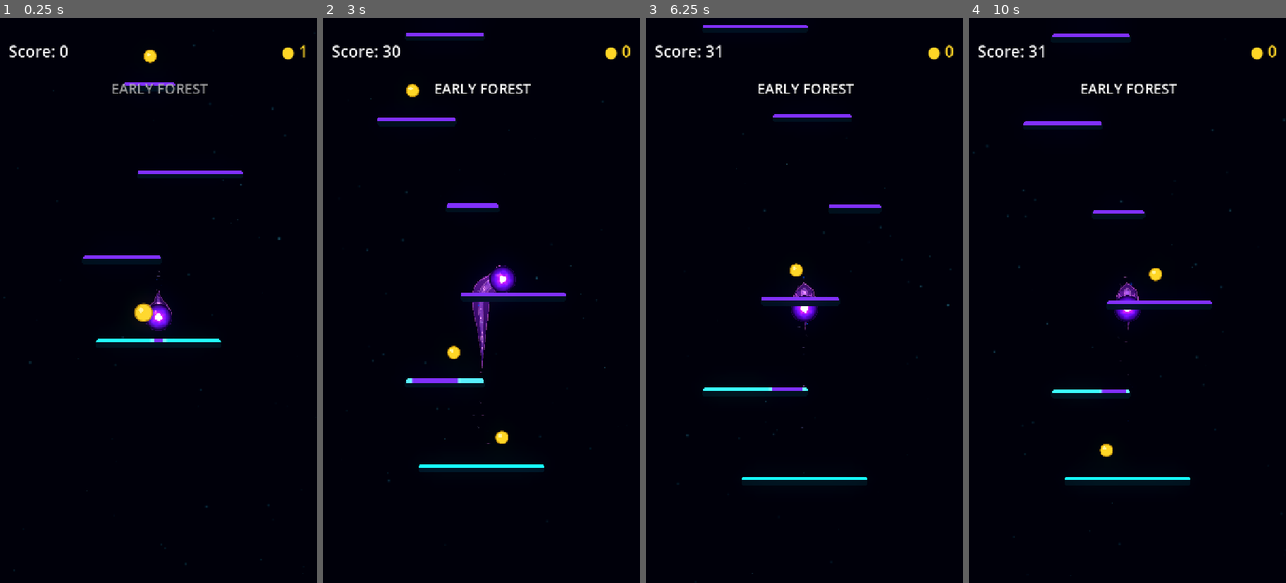
Above: before the commit, frames 1-4 (left to right).
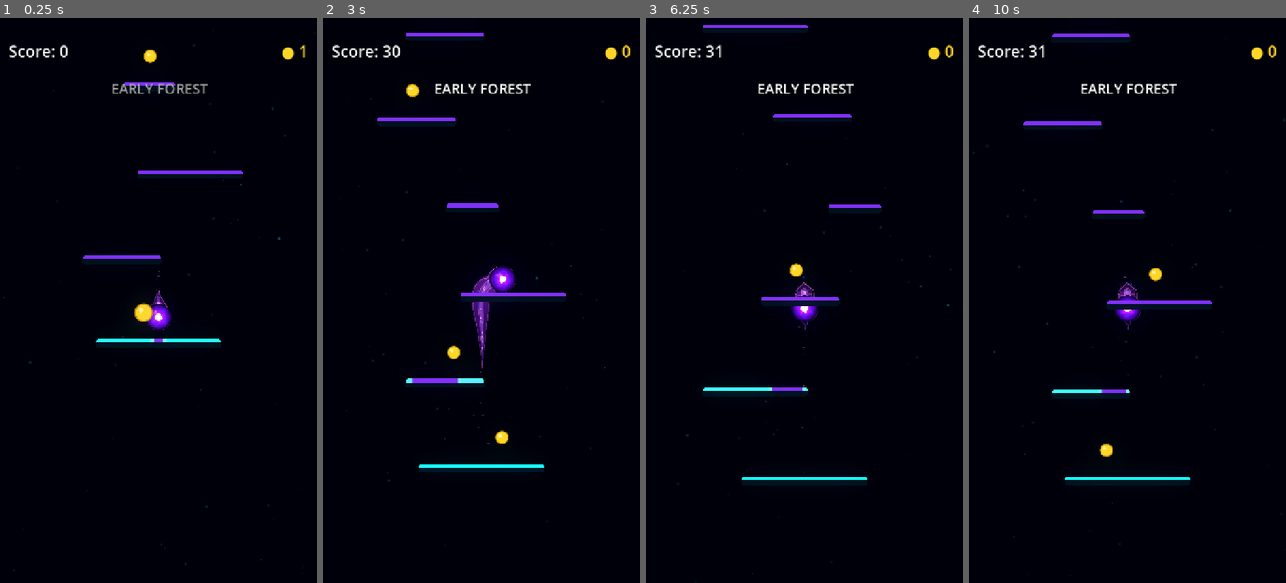
Above: after the commit, the same moments.

Repository: Kryodo/TowerJump
Game: Godot game, scene res://scenes/main.tscn
The game is run twice, just before and just after one commit, with the same random seed, the same clock (stepped at 60 frames per second) and the same inputs.
Inputs (mouse positions are in pixels of both pictures, inside the frame that each line leads up to):
- Up to frame 1 (0.25 s): no input
- Up to frame 2 (3 s): move the mouse to (551, 272) at 0.52 s; hold Right (ui_right) 0.53-1.25 s; click (551, 272) at 0.67 s; drag from (418, 328) to (471, 193) at 1.27 s; click "Nochmal spielen" at 2 s; move the mouse to (513, 176) at 2.77 s; hold Right (ui_right) from 2.78 s (still down)
- Up to frame 3 (6.25 s): release Right (ui_right) at 3.5 s; drag from (788, 413) to (734, 215) at 3.52 s; move the mouse to (899, 385) at 4.27 s; hold Left (ui_left) 4.28-5 s; click "Nochmal spielen" at 5 s; drag from (709, 215) to (794, 204) at 5.77 s
- Up to frame 4 (10 s): move the mouse to (1143, 300) at 6.52 s; hold Left (ui_left) 6.53-7.25 s; click (1143, 300) at 6.67 s; drag from (1079, 159) to (1064, 328) at 7.27 s; move the mouse to (1197, 272) at 8.02 s; hold Right (ui_right) 8.03-8.75 s; click "Nochmal spielen" at 8.75 s; drag from (1064, 328) to (1156, 210) at 9.52 s

The runs differ from the first frame. In frame 1, less than 0.1% of the frame differs, in the area x 46-55%, y 48-56%; in frame 2, less than 0.1%; in frame 3, less than 0.1%; in frame 4, 0.1%, in the area x 45-55%, y 47-55%.

Commit message:
Wrap the unified comet contour over the orb with a mask-measured hood

Diff:
--- a/scripts/ball_trail.gd
+++ b/scripts/ball_trail.gd
@@ -11,9 +11,7 @@
 @export var max_segment_distance: float = 120.0
 @export_range(0.0, 40.0, 1.0) var trail_head_offset: float = 28.0
 
-const UNIFIED_HEAD_RADIUS: float = 31.0
-const UNIFIED_ROOT_BLEND_DISTANCE: float = 38.0
-const UNIFIED_HEAD_ARC_SEGMENTS: int = 20
+const UNIFIED_HEAD_ARC_SEGMENTS: int = 32
 
 @export_category("Visual Palette")
 @export_enum("Electric Blue", "Rich Violet") var visual_palette: int = 0
@@ -29,11 +27,13 @@
 var _previous_ball_position: Vector2 = Vector2.ZERO
 var _trail_time: float = 0.0
 var _last_emission_direction: Vector2 = Vector2.DOWN
+var _ball_surface_radius: float = 0.0
 
 
 func _ready() -> void:
 	z_index = -1
 	_previous_ball_position = global_position
+	_ball_surface_radius = _measure_ball_surface_radius()
 
 	for node_name in [
 		"TrailParticles",
@@ -47,6 +47,117 @@
 
 	_apply_visual_palette()
 	_update_trail_lines()
+
+
+func _measure_ball_surface_radius() -> float:
+	if _ball_visual == null or _ball_visual.texture == null:
+		return 30.0
+
+	var texture_image: Image = _ball_visual.texture.get_image()
+	if texture_image == null or texture_image.is_empty():
+		var texture_size: Vector2 = _ball_visual.texture.get_size()
+		var scale_x: float = absf(_ball_visual.global_scale.x)
+		var scale_y: float = absf(_ball_visual.global_scale.y)
+		return minf(texture_size.x * scale_x, texture_size.y * scale_y) * 0.5
+
+	var image_size: Vector2i = texture_image.get_size()
+	var image_center := Vector2(
+		(float(image_size.x) - 1.0) * 0.5,
+		(float(image_size.y) - 1.0) * 0.5
+	)
+	var max_radius: float = minf(image_size.x, image_size.y) * 0.5
+	var step_size: float = 0.25
+	var sample_count: int = int(ceil(max_radius / step_size))
+	var angle_count: int = 256
+	var radius_sum: float = 0.0
+	var measured_rays: int = 0
+
+	# Measure the alpha=0.5 boundary radially so transparent padding in the
+	# mask texture does not inflate the ball radius used by the shared contour.
+	for angle_index in range(angle_count):
+		var angle: float = TAU * float(angle_index) / float(angle_count)
+		var direction := Vector2(cos(angle), sin(angle))
+		var previous_radius: float = 0.0
+		var previous_alpha: float = _sample_image_alpha_bilinear(texture_image, image_center)
+		var crossing_radius: float = max_radius
+		var found_edge: bool = false
+
+		for sample_index in range(1, sample_count + 1):
+			var current_radius: float = minf(float(sample_index) * step_size, max_radius)
+			var sample_position: Vector2 = image_center + direction * current_radius
+			var current_alpha: float = _sample_image_alpha_bilinear(texture_image, sample_position)
+			if current_alpha < 0.5:
+				var alpha_span: float = previous_alpha - current_alpha
+				var crossing_t: float = 0.0
+				if alpha_span > 0.001:
+					crossing_t = clampf((previous_alpha - 0.5) / alpha_span, 0.0, 1.0)
+				crossing_radius = lerp(previous_radius, current_radius, crossing_t)
+				found_edge = true
+				break
+			previous_radius = current_radius
+			previous_alpha = current_alpha
+
+		if found_edge:
+			radius_sum += crossing_radius
+			measured_rays += 1
+
+	if measured_rays == 0:
+		var fallback_size: Vector2 = _ball_visual.texture.get_size()
+		var fallback_scale_x: float = absf(_ball_visual.global_scale.x)
+		var fallback_scale_y: float = absf(_ball_visual.global_scale.y)
+		return minf(fallback_size.x * fallback_scale_x, fallback_size.y * fallback_scale_y) * 0.5
+
+	var texture_radius: float = radius_sum / float(measured_rays)
+	var world_scale: float = (
+		absf(_ball_visual.global_scale.x) + absf(_ball_visual.global_scale.y)
+	) * 0.5
+	return texture_radius * world_scale
+
+
+func _sample_image_alpha_bilinear(texture_image: Image, position: Vector2) -> float:
+	var max_x: float = float(texture_image.get_width() - 1)
+	var max_y: float = float(texture_image.get_height() - 1)
+	var x: float = clampf(position.x, 0.0, max_x)
+	var y: float = clampf(position.y, 0.0, max_y)
+	var x0: int = int(floor(x))
+	var y0: int = int(floor(y))
+	var x1: int = mini(x0 + 1, texture_image.get_width() - 1)
+	var y1: int = mini(y0 + 1, texture_image.get_height() - 1)
+	var tx: float = x - float(x0)
+	var ty: float = y - float(y0)
+	var top_alpha: float = lerp(
+		texture_image.get_pixel(x0, y0).a,
+		texture_image.get_pixel(x1, y0).a,
+		tx
+	)
+	var bottom_alpha: float = lerp(
+		texture_image.get_pixel(x0, y1).a,
+		texture_image.get_pixel(x1, y1).a,
+		tx
+	)
+	return lerp(top_alpha, bottom_alpha, ty)
+
+
+func _get_contour_surface_radius() -> float:
+	if _unified_contour == null:
+		return _ball_surface_radius
+	var contour_scale: float = (
+		absf(_unified_contour.global_scale.x) + absf(_unified_contour.global_scale.y)
+	) * 0.5
+	var half_stroke: float = _unified_contour.width * contour_scale * 0.5
+	return maxf(_ball_surface_radius - half_stroke, 0.1)
+
+
+func _fit_contour_point_to_orb_surface(
+	point: Vector2,
+	ball_center: Vector2,
+	contour_radius: float
+) -> Vector2:
+	var offset: Vector2 = point - ball_center
+	var distance: float = offset.length()
+	if distance > 0.001 and distance <= _ball_surface_radius + 0.25:
+		return ball_center + offset * (contour_radius / distance)
+	return point
 
 
 func _process(delta: float) -> void:
@@ -179,12 +290,18 @@
 		if _trail_aura.width_curve != null:
 			width_factor = _trail_aura.width_curve.sample_baked(progress)
 		var line_half_width: float = _trail_aura.width * width_factor * 0.5
-		var root_blend: float = 1.0 - smoothstep(
-			0.0,
-			UNIFIED_ROOT_BLEND_DISTANCE,
-			cumulative_distances[i]
-		)
-		half_widths.append(lerp(line_half_width, UNIFIED_HEAD_RADIUS, root_blend))
+		var distance_from_ball: float = path[i].distance_to(path[0])
+		var hood_half_width: float = 0.0
+		if distance_from_ball < _ball_surface_radius:
+			# Cross-section of the orb's circle at this distance along the hood:
+			# x*x + y*y = r*r, therefore y = sqrt(r*r - x*x).
+			var radius_squared: float = _ball_surface_radius * _ball_surface_radius
+			var distance_squared: float = distance_from_ball * distance_from_ball
+			hood_half_width = sqrt(maxf(radius_squared - distance_squared, 0.0))
+		# The larger of the orb's circular envelope and the regular trail width
+		# forms the geometric union; their intersection determines where the
+		# hood naturally becomes the free trail instead of using a fixed blend.
+		half_widths.append(maxf(line_half_width, hood_half_width))
 
 	var polygon_points := PackedVector2Array()
 	var polygon_uvs := PackedVector2Array()
@@ -198,8 +315,8 @@
 		var angle: float = PI * 0.5 + PI * arc_t
 		var world_point: Vector2 = (
 			path[0]
-			+ root_direction * UNIFIED_HEAD_RADIUS * cos(angle)
-			+ root_normal * UNIFIED_HEAD_RADIUS * sin(angle)
+			+ root_direction * _ball_surface_radius * cos(angle)
+			+ root_normal * _ball_surface_radius * sin(angle)
 		)
 		polygon_points.append(_unified_shape.to_local(world_point))
 		polygon_uvs.append(Vector2(0.0, arc_t))
@@ -223,26 +340,43 @@
 	_unified_shape.polygon = polygon_points
 	_unified_shape.uv = polygon_uvs
 
-	# Draw only the exposed silhouette: begin at one shoulder, follow that
-	# side of the shared body to the tip, then return along the opposite side.
-	# The front head arc is deliberately omitted; the orb supplies that contour.
+	# Build one closed outer boundary: upper hood edge -> tail tip -> lower hood
+	# edge -> the exposed half of the orb. The contour centreline is inset by
+	# half its stroke width so its outside edge matches the mask's alpha boundary.
 	if _unified_contour != null:
 		var contour_points := PackedVector2Array()
+		var contour_radius: float = _get_contour_surface_radius()
 		contour_points.append(
-			_unified_shape.to_local(path[0] + root_normal * UNIFIED_HEAD_RADIUS)
+			_unified_shape.to_local(path[0] + root_normal * contour_radius)
 		)
 		for i in range(1, path.size() - 1):
-			contour_points.append(
-				_unified_shape.to_local(path[i] + normals[i] * half_widths[i])
+			var upper_edge: Vector2 = path[i] + normals[i] * half_widths[i]
+			upper_edge = _fit_contour_point_to_orb_surface(
+				upper_edge, path[0], contour_radius
 			)
+			contour_points.append(_unified_shape.to_local(upper_edge))
 		contour_points.append(_unified_shape.to_local(path[path.size() - 1]))
 		for i in range(path.size() - 2, 0, -1):
-			contour_points.append(
-				_unified_shape.to_local(path[i] - normals[i] * half_widths[i])
+			var lower_edge: Vector2 = path[i] - normals[i] * half_widths[i]
+			lower_edge = _fit_contour_point_to_orb_surface(
+				lower_edge, path[0], contour_radius
 			)
+			contour_points.append(_unified_shape.to_local(lower_edge))
 		contour_points.append(
-			_unified_shape.to_local(path[0] - root_normal * UNIFIED_HEAD_RADIUS)
+			_unified_shape.to_local(path[0] - root_normal * contour_radius)
 		)
+
+		# Close the contour through the exposed/front hemisphere. The opposite
+		# hemisphere is supplied by the two hood flanks as they leave the orb.
+		for arc_index in range(1, UNIFIED_HEAD_ARC_SEGMENTS + 1):
+			var arc_t: float = float(arc_index) / float(UNIFIED_HEAD_ARC_SEGMENTS)
+			var angle: float = PI * 1.5 - PI * arc_t
+			var arc_point: Vector2 = (
+				path[0]
+				+ root_direction * contour_radius * cos(angle)
+				+ root_normal * contour_radius * sin(angle)
+			)
+			contour_points.append(_unified_shape.to_local(arc_point))
 		_unified_contour.points = contour_points
 
 
